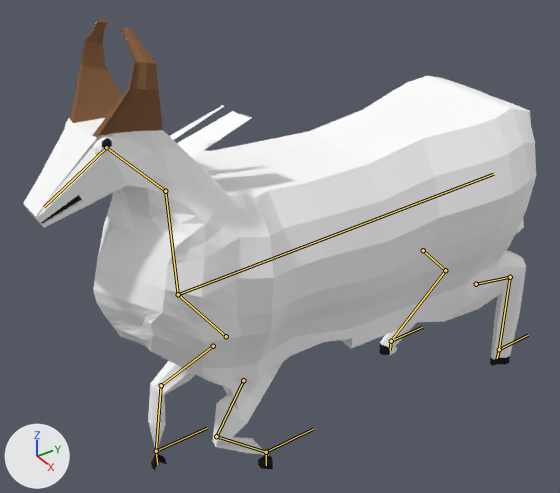
The Blender file Branch/meshes/maybeitwillwork.blend: old version first, new version second.
Both versions are drawn from a 50 mm camera at (7.9, -7.57, 9.34) aimed at (-0.28, -2.09, 3.45). Every picture has the same lights, and +X, +Y and +Z are marked at lower left. Both versions are drawn at frame 24 of the action 'ArmatureAction'; the numbers are the values there. The bones that bend it are drawn over the model as lines.
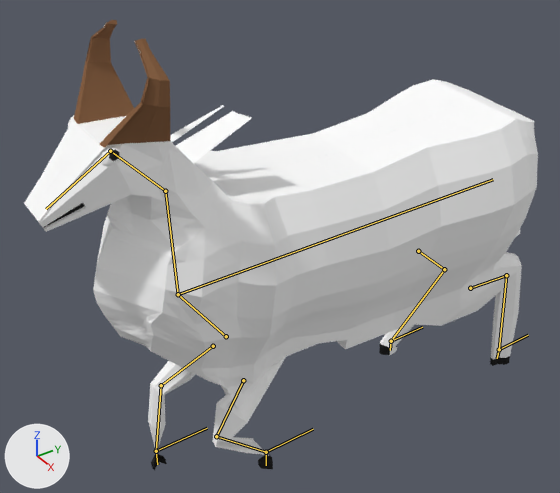
Pixel boxes [x1, y1, x2, y2] of what changed, in the pictures (560 x 493 px):
'Plane', posed: before [23, 19, 536, 470]; after [24, 20, 538, 470]
bone 'neck', root to tip: before (165, 191) to (106, 147); after (165, 191) to (110, 151)
bone 'body', root to tip: before (178, 294) to (493, 174); after (178, 294) to (493, 179)

What changed in the scene script:
```text
Change bone_neck:
    where bone_neck = bpy.data.objects['Armature'].pose.bones['neck']  # child of 'middle'
    bone_neck.rotation_quaternion: (0.998, 0.046, 0.027, 0.03) -> (0.999, 0.042, -0.014, -0.033)  # degrees (5, 3, 4) -> degrees (5, -1, -4)
Change bone_body:
    where bone_body = bpy.data.objects['Armature'].pose.bones['body']  # child of 'bottomfront'
    bone_body.rotation_quaternion: (1.0, 0.0, 0.0, 0.0) -> (1.0, 0.009, 0.029, 0.0)  # degrees (0, 0, 0) -> degrees (1, 3, 0)
```
